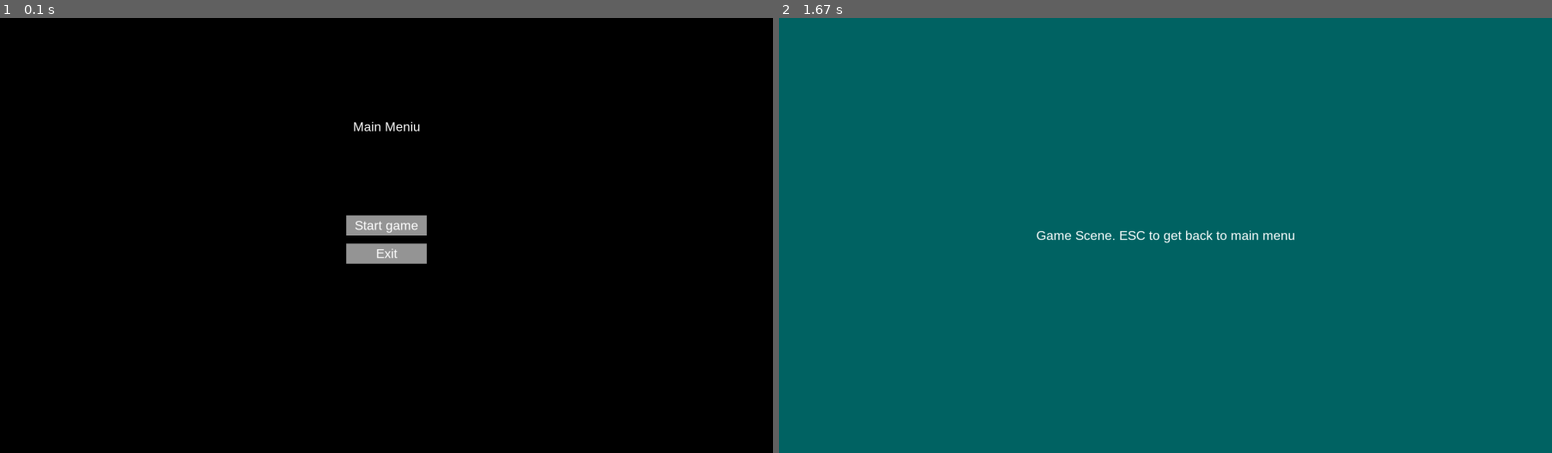
Above: before the commit, frames 1-2 (left to right).
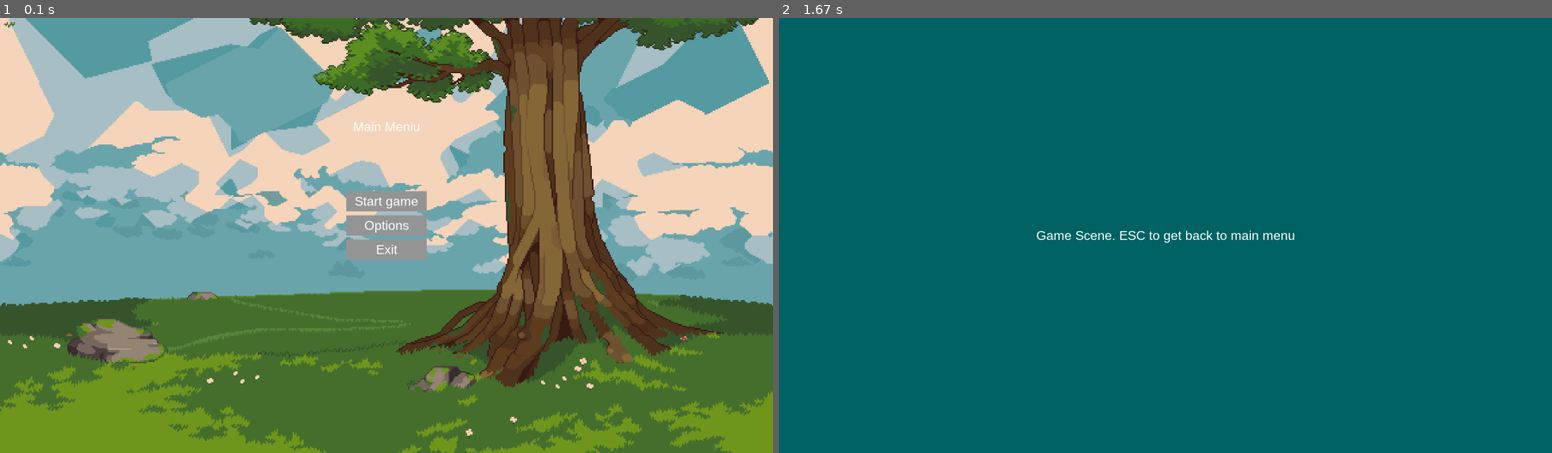
Above: after the commit, the same moments.

Repository: Pawsome-Sky/PyGame0
Game: pygame game, started from PyGame0.py
Two runs of this game, one before a commit and one after it. Both use one fixed random seed, a clock stepped at 60 frames per second and the inputs below.
Inputs:
- Up to frame 1 (0.1 s): no input
- Up to frame 2 (1.67 s): click "Start game" at 0.38 s

The runs differ from the first frame. In frame 1, 99% of the frame differs, in the area x 0-100%, y 0-100%; in frame 2, nothing differs.

Commit message:
Background upload

Diff:
--- a/PyGame0.py
+++ b/PyGame0.py
@@ -4,9 +4,14 @@
 pygame.init()
 
 # --- MAIN SETTINGS ---
-SCREEN_WIDTH = 1920
-SCREEN_HEIGHT = 1080
-screen = pygame.display.set_mode((SCREEN_WIDTH, SCREEN_HEIGHT))
+screen = pygame.display.set_mode((0, 0), pygame.FULLSCREEN)
+info = pygame.display.Info()
+SCREEN_WIDTH = info.current_w
+SCREEN_HEIGHT = info.current_h
+
+# Load and Scale the Background Image
+background = pygame.image.load("Images/2304x1296.png")
+background = pygame.transform.scale(background, (SCREEN_WIDTH, SCREEN_HEIGHT))
 
 # Color
 WHITE = (255, 255, 255)
@@ -16,6 +21,7 @@
 
 # Shrift
 FONT = pygame.font.SysFont("Arial", 32)
+
 
 # --- FUNCTION: MENU BUTTON ---
 def draw_button(surface, text, rect, base_color, hover_color):
@@ -45,13 +51,14 @@
     clock = pygame.time.Clock()
 
     # Creating buttons (x, y, w, h)
-    play_button = pygame.Rect(SCREEN_WIDTH // 2 - 100, SCREEN_HEIGHT // 2 - 50, 200, 50)
-    quit_button = pygame.Rect(SCREEN_WIDTH // 2 - 100, SCREEN_HEIGHT // 2 + 20, 200, 50)
+    play_button = pygame.Rect(SCREEN_WIDTH // 2 - 100, SCREEN_HEIGHT // 2 - 110, 200, 50)
+    options_button = pygame.Rect(SCREEN_WIDTH // 2 - 100, SCREEN_HEIGHT // 2 - 50, 200, 50)
+    quit_button = pygame.Rect(SCREEN_WIDTH // 2 - 100, SCREEN_HEIGHT // 2 + 10, 200, 50)
 
     running = True
     while running:
         clock.tick(60)
-        screen.fill(BLACK)
+        screen.blit(background, (0, 0))
 
         # Checking events
         for event in pygame.event.get():
@@ -60,12 +67,15 @@
                 sys.exit()
 
             if event.type == pygame.MOUSEBUTTONDOWN:
-                # Jei kairys pelės mygtukas
+                # If left mouse button
                 if event.button == 1:
                     if play_button.collidepoint(event.pos):
                         # Start game
                         print("Starting game!")
                         game_loop()  # Here I can initiate game function
+
+                    if options_button.collidepoint(event.pos):
+                        print("Option menu")
 
                     if quit_button.collidepoint(event.pos):
                         pygame.quit()
@@ -78,6 +88,7 @@
 
         # Buttons
         draw_button(screen, "Start game", play_button, GRAY, RED)
+        draw_button(screen, "Options", options_button, GRAY, RED)
         draw_button(screen, "Exit", quit_button, GRAY, RED)
 
         pygame.display.update()
@@ -86,8 +97,7 @@
 # --- GAME CYCLE (EXAMPLE) ---
 def game_loop():
     """
-    Čia būtų jūsų žaidimo logika. Kol kas parodysime tik pavyzdinį ciklą,
-    kuris leis grįžti atgal į meniu paspaudus ESC.
+    Game logic here. For now press ESC to exit.
     """
     clock = pygame.time.Clock()
     running = True
@@ -103,10 +113,10 @@
                     # Back to menu
                     main_menu()
 
-        screen.fill((0, 100, 100))  # tiesiog atsitiktinė spalva
-        # Čia pieštumėte žaidimo objektus, atnaujintumėte logiką ir t. t.
+        screen.fill((0, 100, 100))  # static color
+        # Here drawing game objects, update game logic and ect.
 
-        # Pvz., išvesime paprastą tekstą
+        # Example: simple in game text
         info_surf = FONT.render("Game Scene. ESC to get back to main menu", True, WHITE)
         info_rect = info_surf.get_rect(center=(SCREEN_WIDTH // 2, SCREEN_HEIGHT // 2))
         screen.blit(info_surf, info_rect)
Binary file added: Images/2304x1296.png
Binary file added: Images/Tree.png
